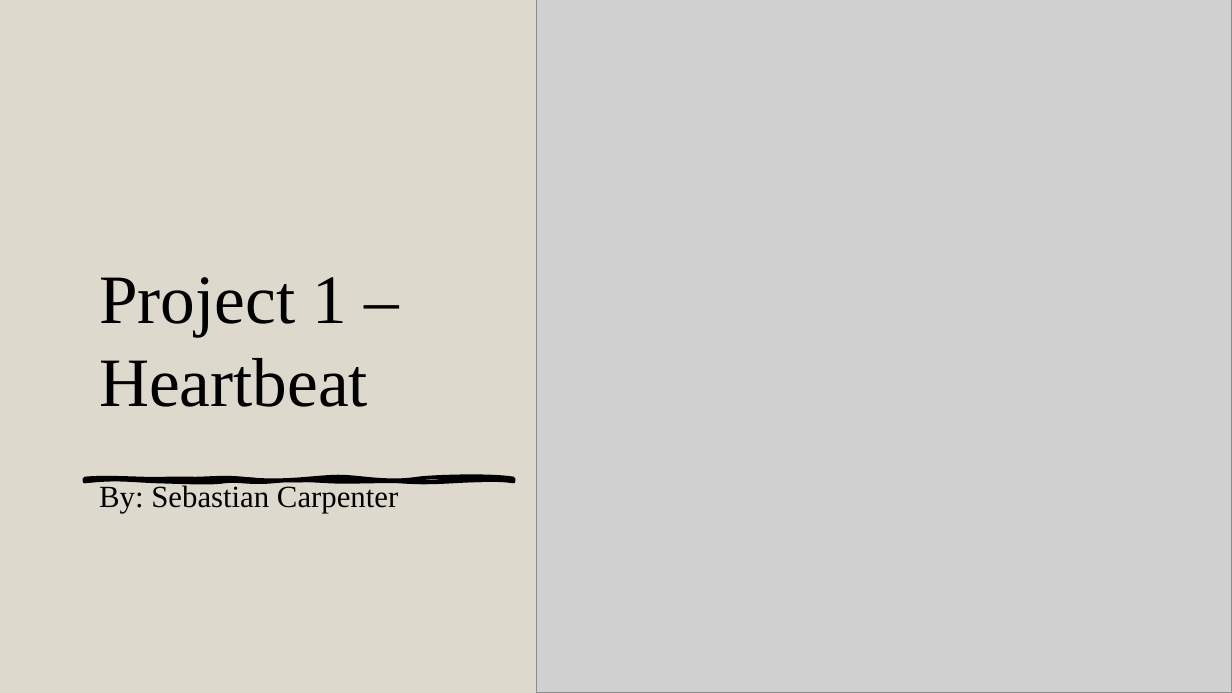
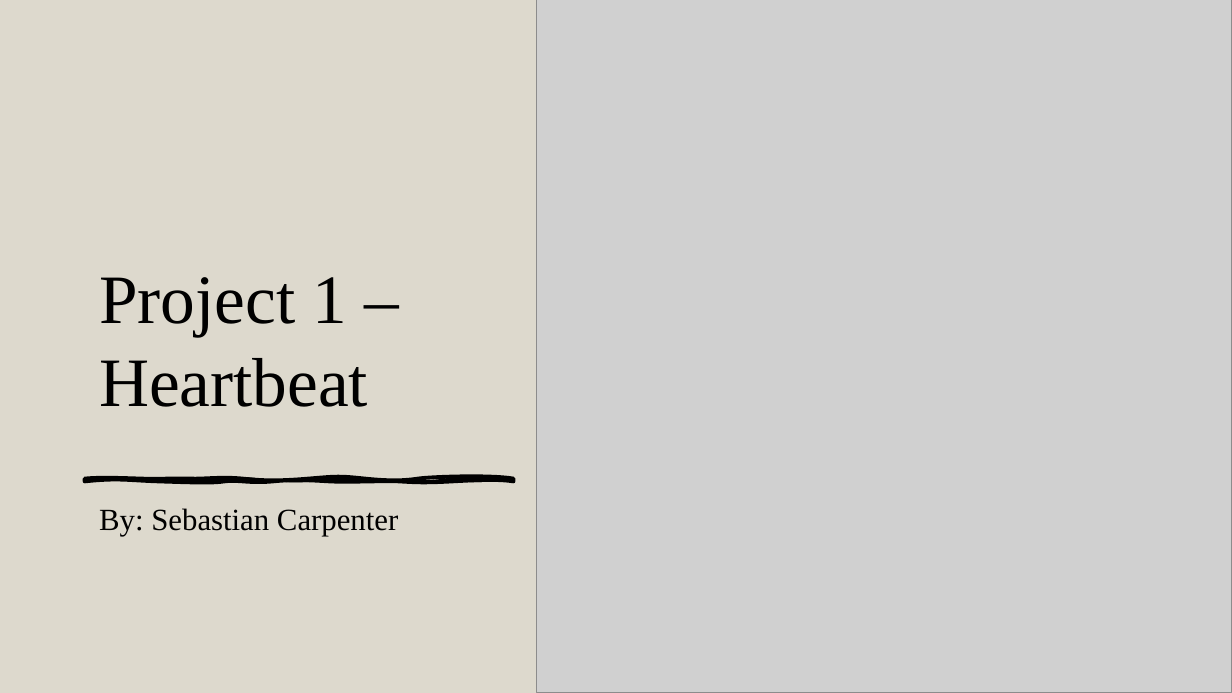
Before and after one commit to msu-eele-465/project1-sebastian-carpenter, a slide deck: slide 1 of docs/carpenter_project1_heartbeat.pptx. Drawn at 1232x693 pixels with LibreOffice and Linux fonts; fonts in the diff are those of the drawing; grey boxes stand for pictures. Boxes give left, top, right and bottom in pixels: in the first picture for what was removed or moved away, otherwise in the second. Text is boxed around its words. In the diff, an @@ line names an element or a change of style, - is before the commit and + after.

Commit message:
updated presentation
moved author down on title slide, since it was conflicting with the graphics

```diff
--- a/docs/carpenter_project1_heartbeat.pptx
+++ b/docs/carpenter_project1_heartbeat.pptx
@@ subtitle "By: Sebastian Carpenter": place and size @@
-subtitle "By: Sebastian Carpenter" at box(99, 483, 398, 513)
+subtitle "By: Sebastian Carpenter" at box(99, 508, 398, 536)
```
